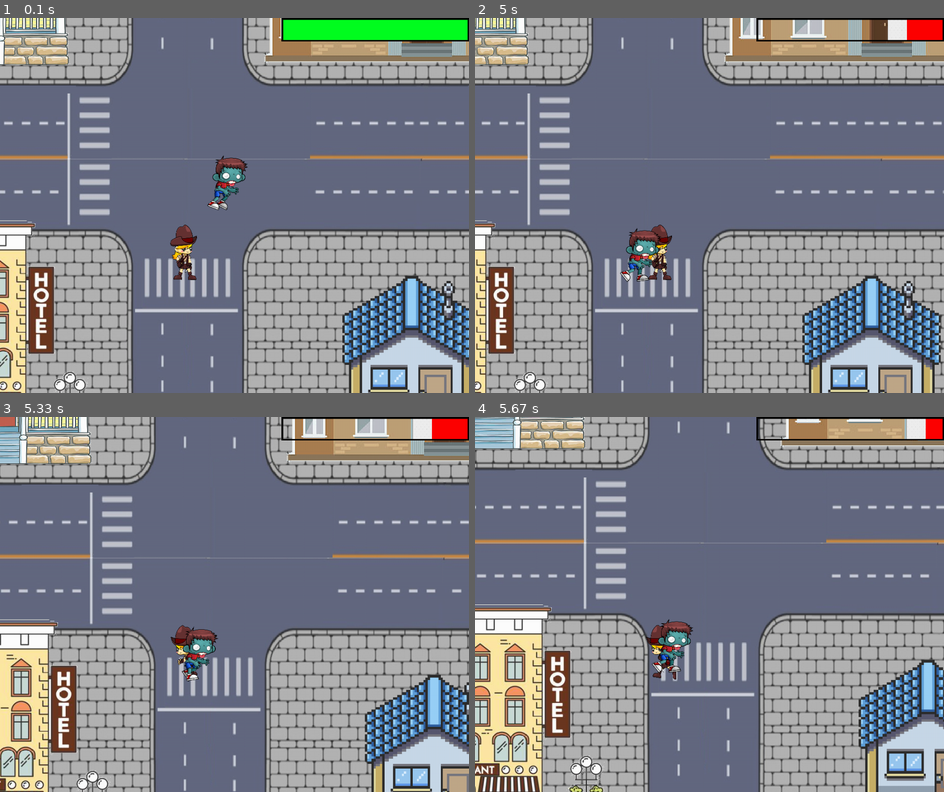
Above: before the commit, frames 1-4 (two rows, left to right).
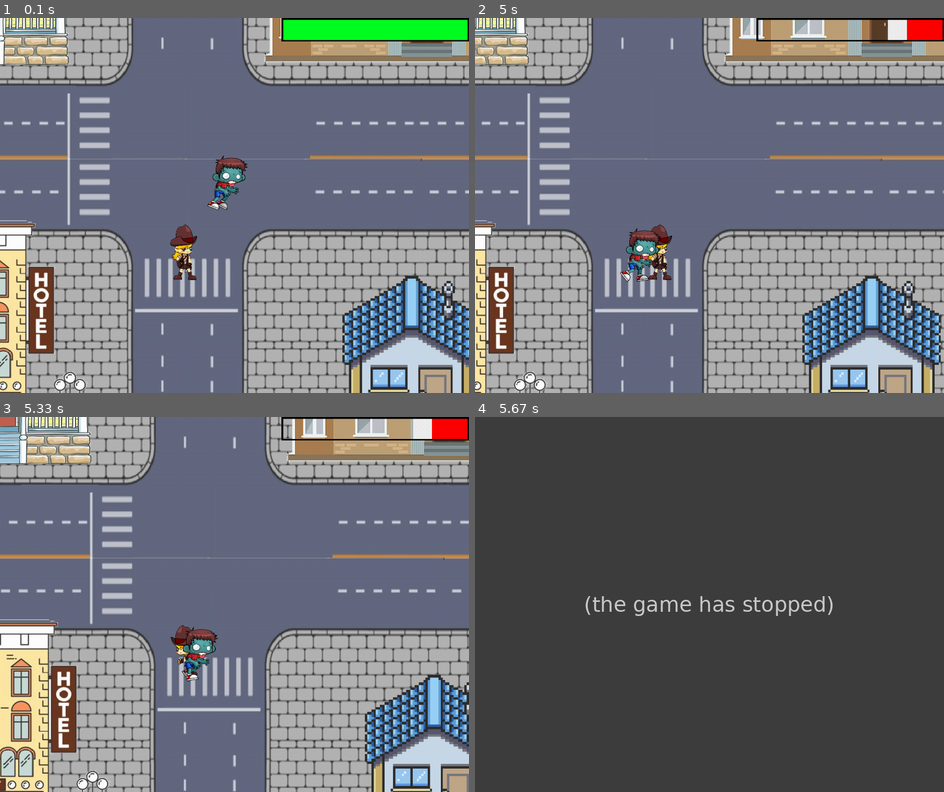
Above: after the commit, the same moments.

Repository: viniciusgomes2005/pygame_GPV
Game: pygame game, started from Futura junta.py
Same seed, same stepped clock (60 frames per second), same inputs: the game is played once before the commit and once after it.
Inputs:
- Up to frame 1 (0.1 s): no input
- Up to frame 2 (5 s): hold A 0.33-0.87 s; hold S 0.9-1.2 s; hold A 1.23-1.63 s; hold W 1.67-2.03 s; hold D 2.07-2.7 s; hold S 2.73-3.1 s; hold A 3.13-3.6 s; hold D 3.63-4.1 s; hold W 4.13-4.43 s; hold D 4.47-4.93 s; hold A from 4.97 s (still down)
- Up to frame 3 (5.33 s): keep holding A
- Up to frame 4 (5.67 s): release A at 5.5 s; hold S from 5.53 s (still down)

Frames 1-3 are identical in both runs. In frame 4, 96% of the frame differs, in the area x 0-100%, y 0-100%.
After the commit the program exited at 5.47 s; later frames show no game.

Commit message:
Update Futura junta.py

Diff:
--- a/Futura junta.py
+++ b/Futura junta.py
@@ -203,10 +203,8 @@
         self.frame=vida_seg
         if elapsed_ticks>self.frame_ticks:
             self.last_update=now
-            if self.frame == 11:
-                game = False
-                return game
-            self.img=self.anim[self.frame//20]
+            if vida_seg<200:
+                self.img=self.anim[self.frame//20]
 
 for i in range(6):
     for j in range(6):
@@ -300,7 +298,8 @@
     if Hit_do_zumbi!={} and P1.move!=Facada:
         vida_seg+=1
     vida.update(vida_seg)
-
+    if vida_seg>200:
+        game=False
 
     Hit_do_Player=pygame.sprite.groupcollide(Player_Grupo,Zombie_Grupo,False,False,pygame.sprite.collide_mask)
     if P1.move==Facada and Hit_do_Player!={}:
@@ -317,7 +316,8 @@
     window.blit(Player_Grupo.sprites()[0].img, Player_Grupo.sprites()[0].rect)
     if len(Zombie_Grupo)>0:
         window.blit(Zombie_Grupo.sprites()[0].img, Zombie_Grupo.sprites()[0].rect)
-    window.blit(vida.img, vida.rect)
+    if vida_seg<=200:
+        window.blit(vida.img, vida.rect)
 
     pygame.display.update() # Atualiza a janela
 
